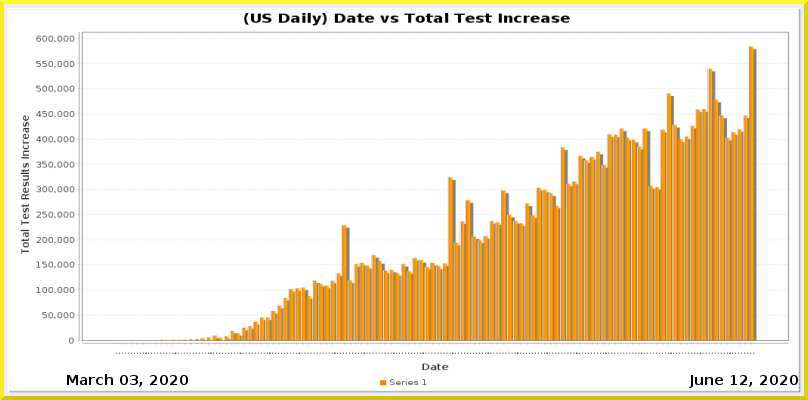
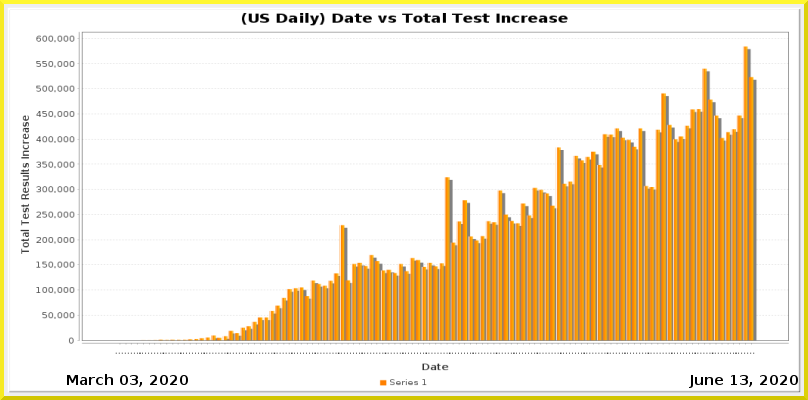
Before/after of a w=808, h=400 layered artwork. What changed in the layer stack:
painted on "Current Date" over [740, 375, 748, 385]
painted on "Date_vs_TestIncrease.png" over [130, 12, 757, 354]
